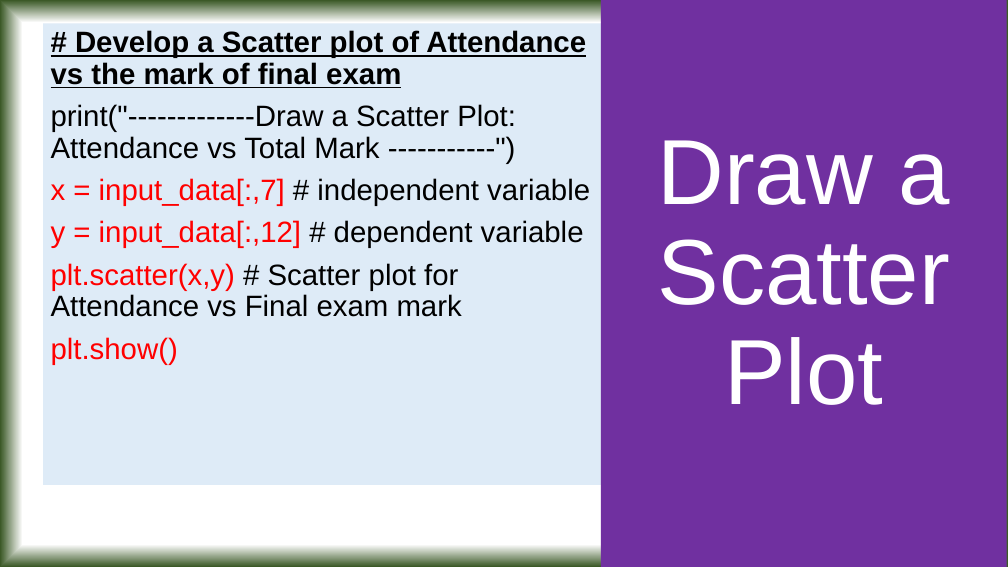
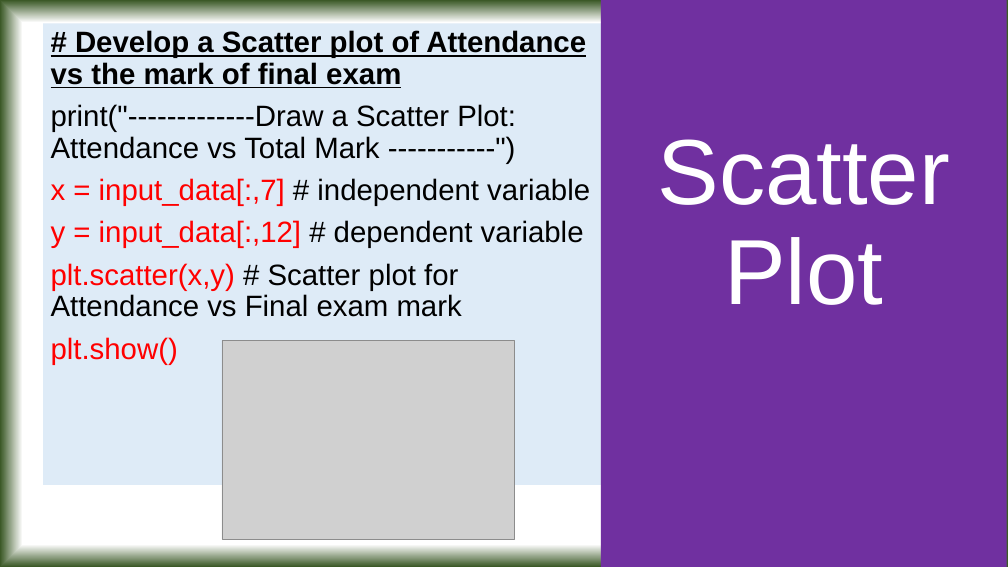
Before and after one commit to tanmoyie/Applied-Statistics, a slide deck: slide 19 of Projects & Dataset/Presentation on Python projects in Applied Statistics.pptx. Drawn at 1008x567 pixels with LibreOffice and Linux fonts; fonts in the diff are those of the drawing; grey boxes stand for pictures. Boxes give left, top, right and bottom in pixels: in the first picture for what was removed or moved away, otherwise in the second. Text is boxed around its words. In the diff, an @@ line names an element or a change of style, - is before the commit and + after.

```diff
--- a/Projects & Dataset/Presentation on Python projects in Applied Statistics.pptx
+++ b/Projects & Dataset/Presentation on Python projects in Applied Statistics.pptx
@@ text in rectangle at box(657, 139, 949, 305): text changed @@
-Draw a Scatter Plot
+Scatter Plot
@@ picture added at box(222, 341, 515, 539) @@
```
Also in this commit, not shown: 2 other slides changed, 1 other file.
